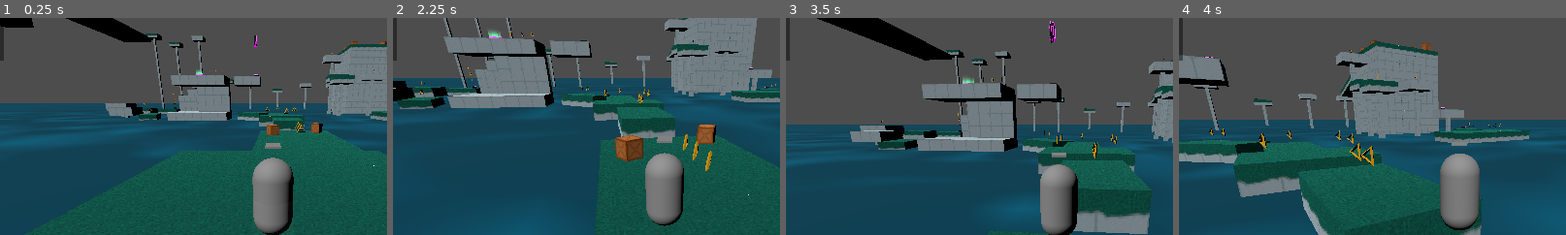
Above: before the commit, frames 1-4 (left to right).
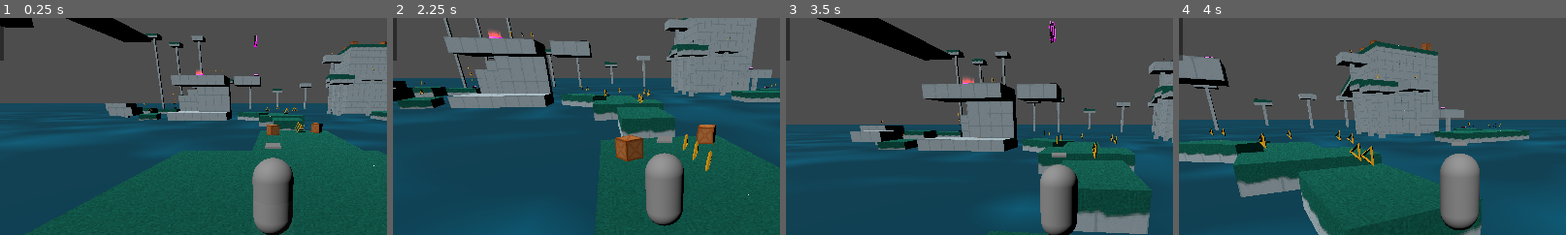
Above: after the commit, the same moments.

Repository: Nigel-Karunaratne/3DPlatformer_Godot4
Game: Godot game, scene res://level_scenes/monument1.tscn
Same seed, same stepped clock (60 frames per second), same inputs: the game is played once before the commit and once after it. The project has no main scene, so this scene is started directly.
Inputs (mouse positions are % of the whole screen's width and height, from its top left):
- Up to frame 1 (0.25 s): no input
- Up to frame 2 (2.25 s): tap Enter at 0.5 s; move the mouse to (55, 50) at 0.52 s; hold W (move_forward) from 0.53 s (still down); tap R at 0.6 s; tap Space (jump) at 0.77, 1.52 s; move the mouse to (45, 50) at 1.27 s; tap T at 1.35 s; move the mouse to (52, 48) at 2.02 s; hold F from 2.03 s (still down)
- Up to frame 3 (3.5 s): keep holding W (move_forward); move the mouse to (49, 52) at 2.77 s; release F at 2.78 s; tap R at 2.85 s; tap Space (jump) at 3.02 s
- Up to frame 4 (4 s): keep holding W (move_forward); move the mouse to (57, 51) at 3.52 s; tap T at 3.6 s; tap Space (jump) at 3.77 s
The pictures show only the part of the screen within x 15-65%, y 9-59%; the shares and areas given below are measured in that part.

The runs differ from the first frame. In frame 1, less than 0.1% of the frame differs, in the area x 50-53%, y 24-26%; in frame 2, less than 0.1%, in the area x 24-29%, y 5-9%; in frame 3, less than 0.1%; in frame 4, nothing differs.

Commit message:
Add Checkpoint Ring changes color when activated

Diff:
--- a/materials/m_checkpoint_ring.tres
+++ b/materials/m_checkpoint_ring.tres
@@ -3,6 +3,7 @@
 [ext_resource type="Texture2D" uid="uid://bn6gv8ua4imad" path="res://textures/WhiteGradientAlpha.png" id="1_iof0y"]
 
 [resource]
+resource_local_to_scene = true
 transparency = 1
 blend_mode = 1
 cull_mode = 2
--- a/prefab_scenes/checkpoint.tscn
+++ b/prefab_scenes/checkpoint.tscn
@@ -1,15 +1,18 @@
-[gd_scene load_steps=5 format=3 uid="uid://dkqa0tpeg1pg7"]
+[gd_scene load_steps=6 format=3 uid="uid://dkqa0tpeg1pg7"]
 
 [ext_resource type="Script" path="res://scripts/checkpoint.gd" id="1_yie8o"]
-[ext_resource type="PackedScene" uid="uid://csm5s1uy17t50" path="res://models/checkpoint.glb" id="2_ilg5b"]
+[ext_resource type="PackedScene" uid="uid://gfleys1v563l" path="res://models/checkpoint.glb" id="2_ilg5b"]
 [ext_resource type="PackedScene" uid="uid://27voy258knyl" path="res://models/checkpoint_ring.glb" id="3_snfau"]
+[ext_resource type="Material" uid="uid://dy2alvcj7xt5e" path="res://materials/m_checkpoint_ring.tres" id="4_s1ga3"]
 
 [sub_resource type="CylinderShape3D" id="CylinderShape3D_805ti"]
 height = 1.66396
 radius = 1.73829
 
-[node name="CheckpointNode3D" type="Area3D" groups=["Checkpoint"]]
+[node name="CheckpointNode3D" type="Area3D" node_paths=PackedStringArray("checkpoint_ring") groups=["Checkpoint"]]
 script = ExtResource("1_yie8o")
+checkpoint_ring = NodePath("checkpoint_ring/CheckpointActive")
+respawn_position_offset = Vector3(0, 0.55, 0)
 
 [node name="CollisionShape3D" type="CollisionShape3D" parent="."]
 transform = Transform3D(1, 0, 0, 0, 1, 0, 0, 0, 1, 0, 0.829584, 0)
@@ -19,4 +22,9 @@
 
 [node name="checkpoint_ring" parent="." instance=ExtResource("3_snfau")]
 
+[node name="CheckpointActive" parent="checkpoint_ring" index="0"]
+surface_material_override/0 = ExtResource("4_s1ga3")
+
 [connection signal="body_entered" from="." to="." method="_on_body_entered"]
+
+[editable path="checkpoint_ring"]
--- a/scripts/checkpoint.gd
+++ b/scripts/checkpoint.gd
@@ -2,6 +2,16 @@
 extends Node3D
 
 @export var is_level_start: bool = false
+@export var checkpoint_ring: MeshInstance3D
+@export var respawn_position_offset : Vector3
+const ACTIVE_COLOR : Color = Color(0.0, 0.71, 0.31, 1.0) #Green
+const NOT_ACTIVE_COLOR : Color = Color(1.0, 0.0, 0.0, 1.0) #Red
+
+func _ready():
+	if checkpoint_ring:
+		#checkpoint_ring.get_active_material(0).set("albedo_color", NOT_ACTIVE_COLOR)
+		checkpoint_ring.get_surface_override_material(0).set("albedo_color", NOT_ACTIVE_COLOR)
+	pass
 
 func _on_body_entered(body):
 	if body is PlayerMove:
@@ -10,5 +20,8 @@
 		var gm = root.get_child(root.get_child_count()-1).find_child("GameManagerNode")
 		if (gm as GameManager).current_checkpoint != self:
 			(gm as GameManager).on_checkpoint_enter(self)
+			if checkpoint_ring:
+				#checkpoint_ring.get_active_material(0).set("albedo_color", ACTIVE_COLOR)
+				checkpoint_ring.get_surface_override_material(0).set("albedo_color", ACTIVE_COLOR)
 		else:
 			print("DO NOTHING!")
